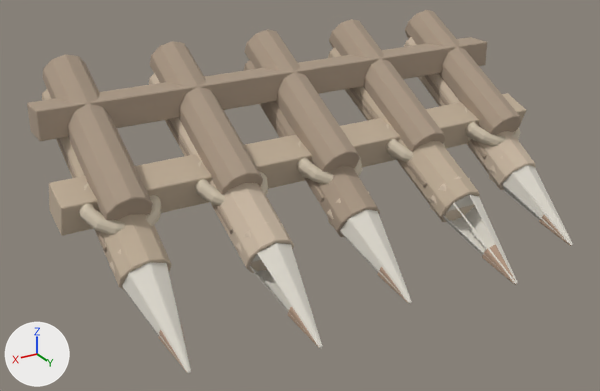
The FBX model Assets/GeneratedBaseItems/16_Wooden_Spike_Barricade.fbx as it was, and as the next commit left it.
The view is the same before and after, from a 50 mm camera at (1.81, 3.4, 1.21) aimed at (0.15, 0.64, -0.16). Every picture has the same lights, and +X, +Y and +Z are marked at lower left. The picture after the commit comes second.

The first picture shows '16_Wooden_Spike_Barricade'.
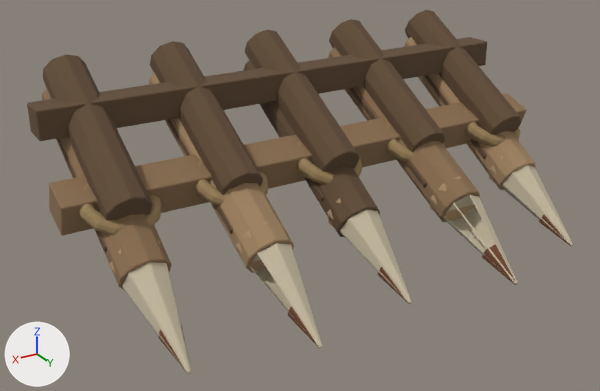
The edits, one by one:
Material 'Wood | charred and stained' (mat_wood___charred_and_stained) changes colour from beige #ab9986 to brown #614b35; in linear values from (0.407, 0.319, 0.237) to (0.12, 0.07, 0.035).
Material 'Wood | exposed grain' (mat_wood___exposed_grain) changes colour from beige #c1b099 to brown #8b6f50; in linear values from (0.536, 0.432, 0.319) to (0.26, 0.16, 0.08).
Material 'Bone | infected ivory' (mat_bone___infected_ivory) changes colour from light grey #e2ddd1 to beige #c8bca2; in linear values from (0.757, 0.721, 0.641) to (0.58, 0.5, 0.36).
Material 'Rust | deep brown' (mat_rust___deep_brown) changes colour from beige #b99d86 to brown #6f452c; in linear values from (0.487, 0.335, 0.237) to (0.16, 0.06, 0.025).
Material 'Wood | weathered cedar' (mat_wood___weathered_cedar) changes colour from beige #cdbba6 to brown #a28461; in linear values from (0.611, 0.497, 0.38) to (0.36, 0.23, 0.12).
Material 'Rope | plant fiber' (mat_rope___plant_fiber) changes colour from beige #cfc3ad to brown #998159; in linear values from (0.626, 0.545, 0.42) to (0.32, 0.22, 0.1).

Pixel boxes [x1, y1, x2, y2] of what changed, in the pictures (600 x 391 px):
'16_Wooden_Spike_Barricade', recoloured (beige to brown): [27, 10, 573, 374] in both
